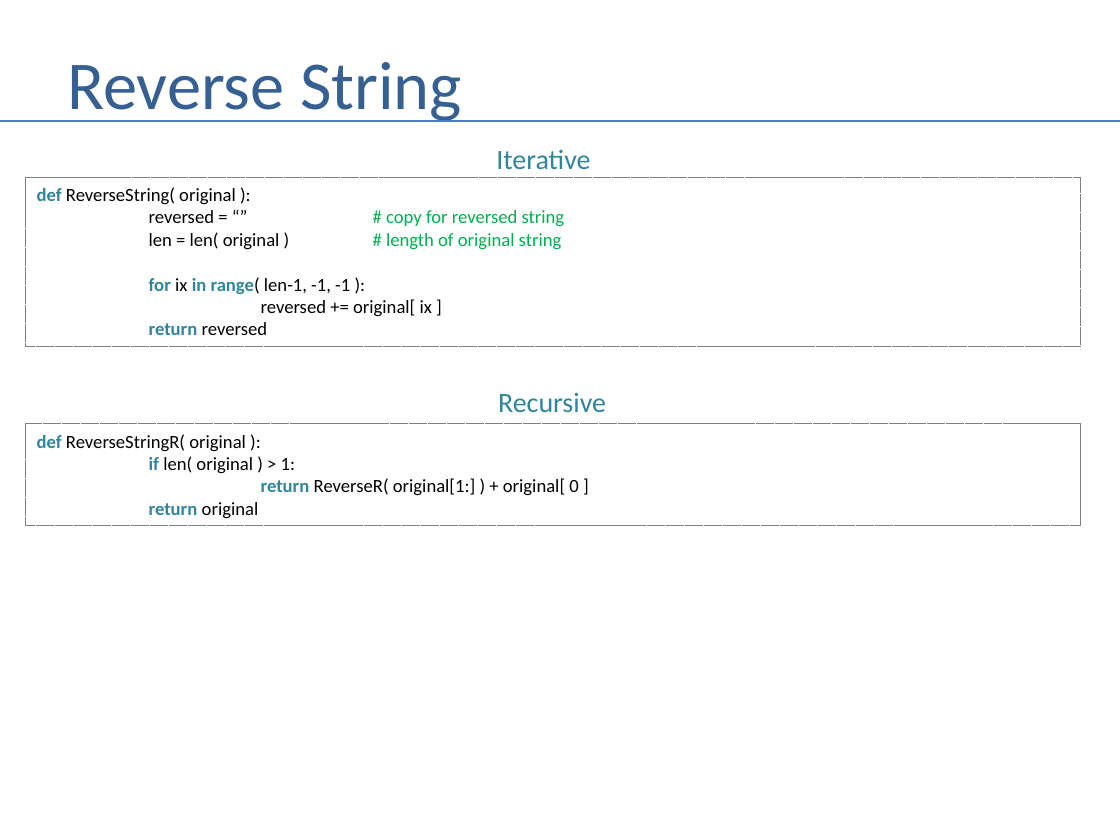
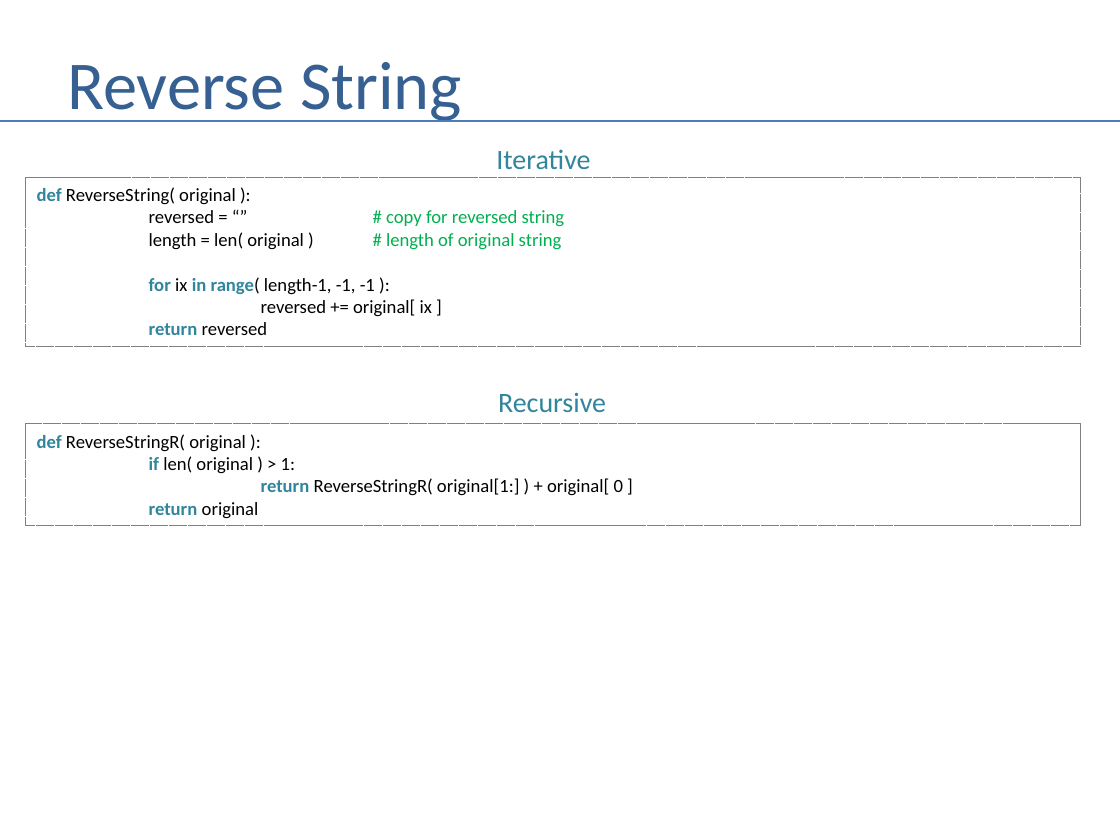
Before and after one commit to andrewferlitsch/Portland-Data-Science-Group, a slide deck: slide 83 of Presentations/Whiteboarding.pptx. Drawn at 1120x840 pixels with LibreOffice and Linux fonts; fonts in the diff are those of the drawing. Boxes give left, top, right and bottom in pixels: in the first picture for what was removed or moved away, otherwise in the second. Text is boxed around its words. In the diff, an @@ line names an element or a change of style, - is before the commit and + after.

```diff
--- a/Presentations/Whiteboarding.pptx
+++ b/Presentations/Whiteboarding.pptx
@@ text in rectangle at [149,233,562,295]: text changed @@
-len = len( original ) # length of original string
-for ix in range( len-1, -1, -1 ):
+length = len( original ) # length of original string
+for ix in range( length-1, -1, -1 ):
@@ text in rectangle at [261,478,623,496]: text changed @@
-return ReverseR( original[1:] ) + original[ 0 ]
+return ReverseStringR( original[1:] ) + original[ 0 ]
```
Also in this commit, not shown: 3 other slides changed, 2 other files.
